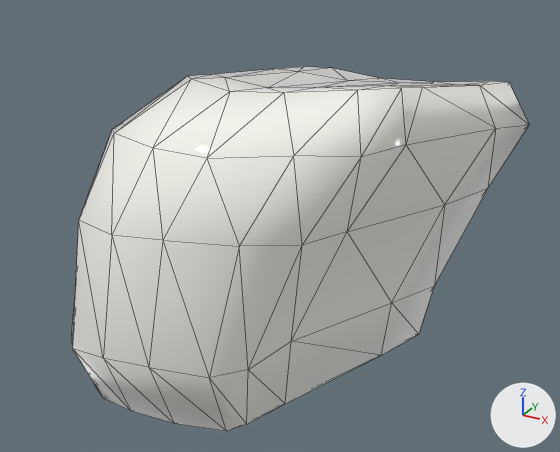
Renders of the glTF model resources/js/assets/18.glb from each side of a commit.
Camera for both pictures: a 50 mm camera at (-0.0968, 0.1221, 0.3779) aimed at (-0.1821, 0.2771, 0.3003). The axes (+X, +Y, +Z) are drawn at lower right. The lights are the same throughout. The older version comes first. Mesh edges are drawn as thin lines.

Objects in the first picture: 'Caine.Denture.031'.
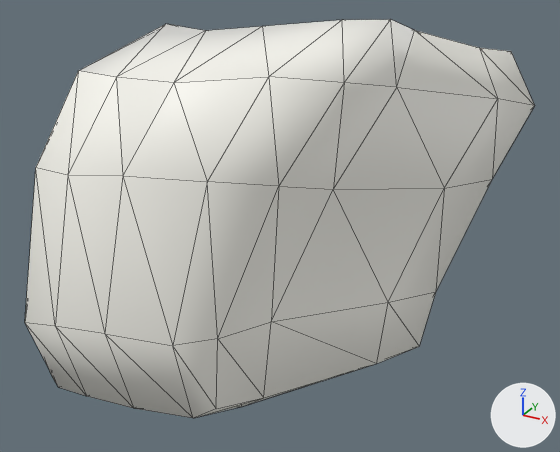
Changed parts and their boxes [x1, y1, x2, y2] in the pictures (560 x 452 px):
'Caine.Denture.031', moved, turned: before [72, 67, 529, 431]; after [25, 19, 535, 418]

Diff of the bpy script that builds the scene:
```diff
--- a/resources/js/assets/18.glb.py
+++ b/resources/js/assets/18.glb.py
@@ ob_caine_denture_031 @@
 ob_caine_denture_031 = bpy.data.objects.new('Caine.Denture.031', me_cube_045)
-ob_caine_denture_031.location = (0.0185, 0.0992, 0.1762)
-ob_caine_denture_031.rotation_euler = (-0.202, 3.141, -0.000214)  # degrees (-12, 180, -0)
+ob_caine_denture_031.location = (0.0233, 0.0673, 0.2255)
+ob_caine_denture_031.rotation_euler = (-0.074, 3.078, -0.0197)  # degrees (-4.2, 176, -1.1)
```
